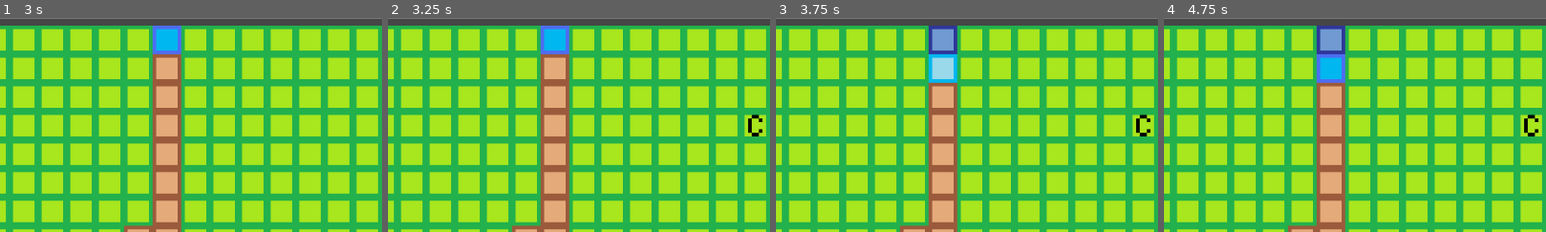
Above: before the commit, frames 1-4 (left to right).
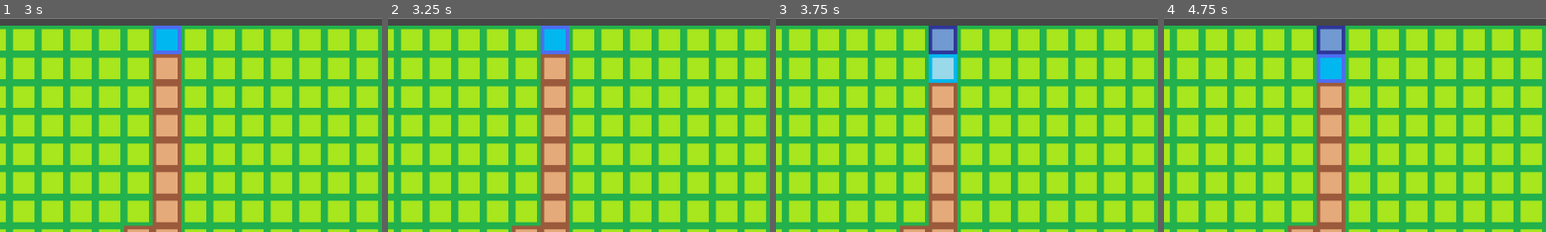
Above: after the commit, the same moments.

Repository: sho16ogura/cs292team5
Game: Godot game, scene res://main menu/main menu/main_menu.tscn
Same seed, same stepped clock (60 frames per second), same inputs: the game is played once before the commit and once after it.
Inputs (mouse positions are % of the whole screen's width and height, from its top left):
- Up to frame 1 (3 s): click "Start Game" at 0.5 s; tap Enter at 1.25 s; move the mouse to (72, 45) at 1.27 s; click (72, 45) at 1.35 s; tap Space at 2 s; move the mouse to (30, 55) at 2.02 s; click (30, 55) at 2.1 s; move the mouse to (60, 28) at 2.77 s; tap L (toggle_cistern) at 2.85 s
- Up to frame 2 (3.25 s): click (60, 28) at 3.05 s
- Up to frame 3 (3.75 s): tap Enter at 3.5 s; move the mouse to (45, 70) at 3.52 s; tap J (toggle_dig) at 3.6 s
- Up to frame 4 (4.75 s): click (45, 70) at 3.8 s; tap Space at 4.25 s; move the mouse to (80, 65) at 4.27 s; tap K (toggle_pump) at 4.35 s; click (80, 65) at 4.55 s
The pictures show only the part of the screen within x 14-64%, y 5-55%; the shares and areas given below are measured in that part.

Frame 1 is identical in both runs. In frame 2, 0.2% of the frame differs, in the area x 94-98%, y 45-56%; in frame 3, 0.2%; in frame 4, 0.2%.

Commit message:
added cistern functionality
- pump drains four neighboring tiles
- if cistern is neighboring, pump drains eight neighboring tiles
- no functionality for cistern deletion right now

Diff:
--- a/team5project/mainGame.gd
+++ b/team5project/mainGame.gd
@@ -28,8 +28,11 @@
 	TILE.LIGHT_OFF: Vector2i(4, 2)
 }
 
+#array of coordinates of neighbros (curr, right, down, left, up) if curr = (0,0)
+const FOUR_NEIGHBOR_DIF = [Vector2i(0,0),Vector2i(1,0),Vector2i(0,1),Vector2i(-1,0),Vector2i(0,-1)]
+
 #array of coordinates of neighbors (curr, right, rightdown down, downleft, left, leftup, up, upright) if curr = (0,0)
-const NEIGHBOR_DIF = [Vector2i(0,0),Vector2i(1,0),Vector2i(1,1),Vector2i(0,1),
+const EIGHT_NEIGHBOR_DIF = [Vector2i(0,0),Vector2i(1,0),Vector2i(1,1),Vector2i(0,1),
 Vector2i(-1,1),Vector2i(-1,0),Vector2i(-1,-1),Vector2i(0,-1),Vector2i(1,-1)]
 
 #start with 10 money
@@ -90,53 +93,52 @@
 		var tile_mouse_pos : Vector2i = tile_map.local_to_map(mouse_pos) #local position in int
 		tile_mouse_pos = tile_mouse_pos + Vector2i(-1, -1)
 
-		var sur_tiles = get_category_sur_tiles(tile_mouse_pos)
+		var eight_sur_tiles = get_eight_neighbor_category(tile_mouse_pos)
+		var four_sur_tiles = get_four_neighbor_category(tile_mouse_pos)
 		var source_id = 0
 
-		if mode_state == MODES.DIG and check_and_reduce_balance(1):
+		if mode_state == MODES.DIG:
 			var riverbed_atlas_coord = Vector2i(1, 0) #riverbed tile
 
 			#boolean variables for the following if statement
-			var curr_tile_is_ground = sur_tiles[0] == 1
+			var curr_tile_is_ground = eight_sur_tiles[0] == 1
 
 			#if surrounding tiles contain no_data (outside border), false
-			var surr_tiles_are_not_outside = sur_tiles.all(func(c): return c!=0)
+			var surr_tiles_are_not_outside = eight_sur_tiles.all(func(c): return c!=0)
 
 			#if square of riverbed or river is made, false
-			var will_not_make_riverbed_square = sur_tiles.slice(1,4).any(func(c): return c!=2 and c!=3) and \
-				sur_tiles.slice(3,6).any(func(c): return c!=2 and c!=3) and  sur_tiles.slice(5,8).any(func(c): return c!=2 and c!=3) and \
-				  ((sur_tiles[1] != 2 and sur_tiles[1] != 3) or sur_tiles.slice(7).any(func(c): return c!=2 and c!=3))
+			var will_not_make_riverbed_square = not will_be_riverbed_square(eight_sur_tiles)
 
 			#print(sur_tiles, sur_tiles.slice(1,4).any(func(c): return c!=2),sur_tiles.slice(3,6).any(func(c): return c!=2),sur_tiles.slice(5,8).any(func(c): return c!=2),(sur_tiles[1] != 2 or sur_tiles.slice(7).any(func(c): return c!=2)) )
 
 			#if following conditions are met, set cell to riverbed
-			if curr_tile_is_ground and surr_tiles_are_not_outside and will_not_make_riverbed_square:
+			if curr_tile_is_ground and surr_tiles_are_not_outside and will_not_make_riverbed_square and  check_and_reduce_balance(1):
 				tile_map.set_cell(ground_layor, tile_mouse_pos, source_id, riverbed_atlas_coord) #set cell to riverbed
 			else:
 				print("cannot dig here")
 
-		elif mode_state == MODES.UNDIG and check_and_reduce_balance(1):
+		elif mode_state == MODES.UNDIG:
 			var ground_atlas_coord = Vector2i(0,0) #ground tile
-			var curr_tile_is_riverbed = sur_tiles[0] == 2
+			var curr_tile_is_riverbed = eight_sur_tiles[0] == 2
 
 			#if surrounding tiles contain no_data (outside border), false
-			var surr_tiles_are_not_outside = sur_tiles.all(func(c): return c!=0)
-
-			if curr_tile_is_riverbed and surr_tiles_are_not_outside and checkRiverConnection(tile_mouse_pos):
+			var surr_tiles_are_not_outside = eight_sur_tiles.all(func(c): return c!=0)
+
+			if curr_tile_is_riverbed and surr_tiles_are_not_outside and checkRiverConnection(tile_mouse_pos) and  check_and_reduce_balance(1):
 				tile_map.set_cell(ground_layor, tile_mouse_pos, source_id, ground_atlas_coord)
 			else:
 				print("cannot undig here")
 
-		elif mode_state == MODES.PUMP and check_and_reduce_balance(5):
+		elif mode_state == MODES.PUMP:
 			var pump_atlas_coord = Vector2i(0,1) #pump tile
 			var ground_atlas_coord = Vector2i(0,0) #ground tile
-			var curr_tile_is_ground = sur_tiles[0] == 1
+			var curr_tile_is_ground = eight_sur_tiles[0] == 1
 
 			#if surrounding tiles contain no_data (outside border), false
-			var surr_tiles_are_not_outside = sur_tiles.all(func(c): return c!=0)
+			var surr_tiles_are_not_outside = eight_sur_tiles.all(func(c): return c!=0)
 
 			#set pump, iterate and change back to ground
-			if curr_tile_is_ground and surr_tiles_are_not_outside:
+			if curr_tile_is_ground and surr_tiles_are_not_outside and  check_and_reduce_balance(5):
 
 				#set pump
 				tile_map.set_cell(ground_layor, tile_mouse_pos, source_id, pump_atlas_coord)
@@ -145,30 +147,52 @@
 				for i in range(10):
 					#wait until the timer runs out of time (until river change state)
 					await get_tree().create_timer(2.0).timeout
-					remove_surrounding_river(tile_mouse_pos, source_id)
+
+					#if cistern is located next to the pump, strenthen the pump
+					var is_cistern_neighbor = four_sur_tiles.slice(1).any(func (c): return c==5)
+
+					if is_cistern_neighbor:
+						drain_eight_neighbor_river(tile_mouse_pos, source_id)
+					else:
+						drain_four_neighbor_river(tile_mouse_pos, source_id)
 
 				#change back to ground
 				tile_map.set_cell(ground_layor, tile_mouse_pos, source_id, ground_atlas_coord)
+
 			else:
 				print("cannot set pump here")
 
-		elif mode_state == MODES.CISTERN and check_and_reduce_balance(2):
-			var pump_atlas_coord = Vector2i(1,1) #cistern tile
+		elif mode_state == MODES.CISTERN:
+			var cistern_atlas_coord = Vector2i(1,1) #cistern tile
 			var ground_atlas_coord = Vector2i(0,0) #ground tile
-			var curr_tile_is_ground = sur_tiles[0] == 1
+			var curr_tile_is_ground = eight_sur_tiles[0] == 1
 
 			#if surrounding tiles contain no_data (outside border), false
-			var surr_tiles_are_not_outside = sur_tiles.all(func(c): return c!=0)
-
+			var surr_tiles_are_not_outside = eight_sur_tiles.all(func(c): return c!=0)
+
+			#if pump (to be strengthened) is located next to the cistern
+			var is_pump_neighbor = four_sur_tiles.slice(1).any(func (c): return c==4)
+
+			print(eight_sur_tiles)
 			#set pump, iterate and change back to ground
-			if curr_tile_is_ground and surr_tiles_are_not_outside:
+			if curr_tile_is_ground and surr_tiles_are_not_outside and is_pump_neighbor and  check_and_reduce_balance(2):
 
 				#set cistern
-				tile_map.set_cell(ground_layor, tile_mouse_pos, source_id, pump_atlas_coord)
+				tile_map.set_cell(ground_layor, tile_mouse_pos, source_id, cistern_atlas_coord)
+			else:
+				print("cannot set cistern here")
 
 
 		else:
 			print("not enough balance")
+
+func will_be_riverbed_square(eight_sur_tiles):
+	var right_up_square = eight_sur_tiles.slice(1,4).all(func(c): return c in [2,3])
+	var right_down_square = eight_sur_tiles.slice(3,6).all(func(c): return c in [2,3])
+	var left_down_square = eight_sur_tiles.slice(5,8).all(func(c): return c in [2,3])
+	var left_up_square = eight_sur_tiles.slice(7).all(func(c): return c==2 or c==3) and eight_sur_tiles[1] in [2,3]
+	return right_up_square or right_down_square or left_up_square or left_down_square
+
 
 #check if balance exceeds specified fee and subtract
 func check_and_reduce_balance(fee):
@@ -184,25 +208,45 @@
 	balance += 5
 	print(balance)
 
-func remove_surrounding_river(curr_pos, source_id):
-	var sur_tiles = get_category_sur_tiles(curr_pos)
+func drain_four_neighbor_river(curr_pos, source_id):
+	var four_sur_tiles = get_four_neighbor_category(curr_pos)
+
+	for i in range(1,4):
+		if four_sur_tiles[i] == 3:
+			var neighbor_pos = curr_pos + FOUR_NEIGHBOR_DIF[i]
+			var atlas_coord = Vector2i(1,0) #riverbed tile
+
+			decrease_water_depth(neighbor_pos)
+
+func drain_eight_neighbor_river(curr_pos, source_id):
+	var eight_sur_tiles = get_eight_neighbor_category(curr_pos)
 
 	#surtiles except for index 0 (current tile)
 	for i in range(1,9):
 		#if there is river tile in the neighbor, change it to riverbed
-		if sur_tiles[i] == 3:
-			var neighbor_pos = curr_pos + NEIGHBOR_DIF[i]
+		if eight_sur_tiles[i] == 3:
+			var neighbor_pos = curr_pos + EIGHT_NEIGHBOR_DIF[i]
 			var atlas_coord = Vector2i(1,0) #riverbed tile
 
 			decrease_water_depth(neighbor_pos)
 
+func get_four_neighbor_category(curr_pos):
+	var neighbor_tiles = [0,0,0,0,0]
+
+	for i in range(4):
+		var tile_data : TileData = tile_map.get_cell_tile_data(ground_layor, curr_pos + FOUR_NEIGHBOR_DIF[i])
+		if tile_data:
+			neighbor_tiles[i] = tile_data.get_custom_data(tile_category_custom_data)
+
+	return neighbor_tiles
+
 #get category of surrounding tiles (0=nodata, 1=ground, 2=riverbed, 3=river, 4=pump)
-func get_category_sur_tiles(curr_pos):
+func get_eight_neighbor_category(curr_pos):
 	var neighbor_tiles = [0,0,0,0,0,0,0,0,0]
 
 	#for each neighboring tiles (curr, right, rightdown, down, downleft, left, leftup, up, upright)
 	for i in range(9):
-		var tile_data : TileData = tile_map.get_cell_tile_data(ground_layor, curr_pos + NEIGHBOR_DIF[i])
+		var tile_data : TileData = tile_map.get_cell_tile_data(ground_layor, curr_pos + EIGHT_NEIGHBOR_DIF[i])
 		if tile_data:
 			neighbor_tiles[i] = tile_data.get_custom_data(tile_category_custom_data)
 
